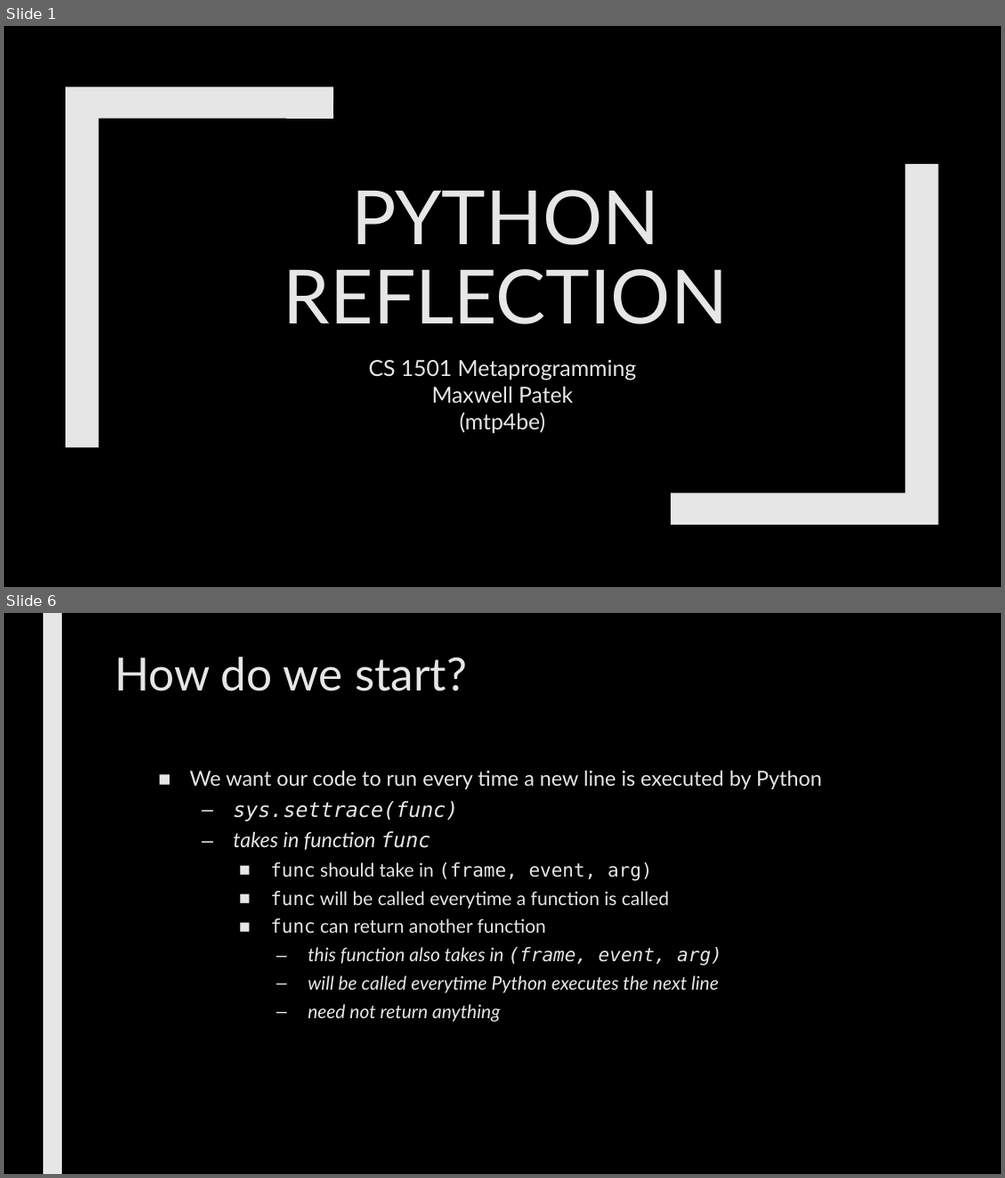
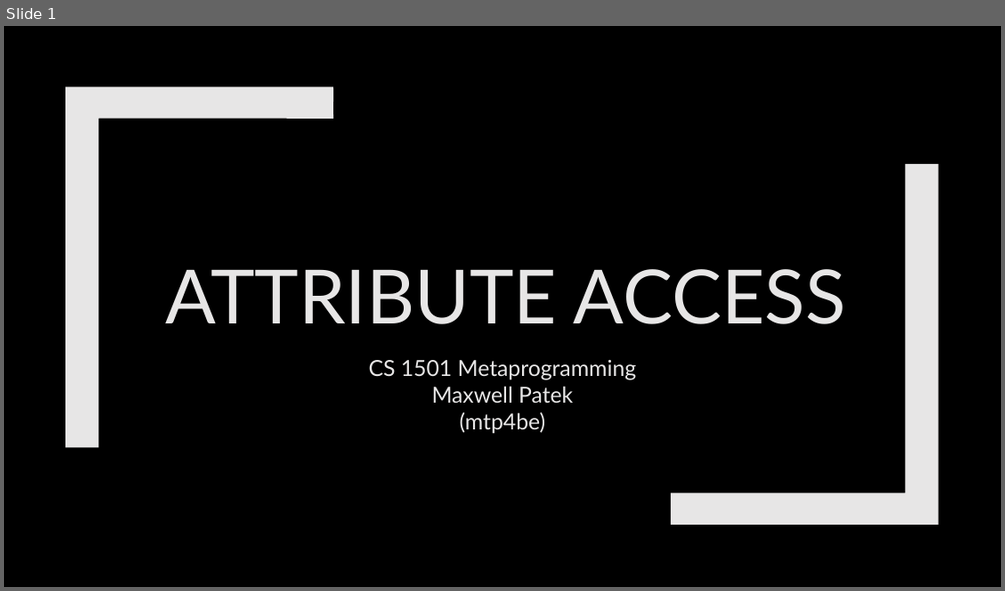
Before and after one commit to max7patek/metaprogramming, a slide deck: slides/07-AttributeAccess.pptx. Shown one above the other, each under a label of ours: slides 1 and 6 before the commit, slide 1 after it; the slides between them are not shown. The pictures are 1005x1178 and 1005x591 pixels, drawn with LibreOffice and Linux fonts; fonts in the diff are those of the drawing. Boxes give left, top, right and bottom in pixels: in the first picture for what was removed or moved away, otherwise in the second. Text is boxed around its words. In the diff, an @@ line names an element or a change of style, - is before the commit and + after.

Commit message:
added attribute and descriptor stuff

```diff
--- a/slides/07-AttributeAccess.pptx
+++ b/slides/07-AttributeAccess.pptx
@@ slide 6 removed at (x1=4, y1=613, x2=1001, y2=1174), background #000000 @@
@@ rectangle removed at (x1=43, y1=613, x2=62, y2=1174) @@
@@ title removed at (x1=114, y1=657, x2=467, y2=691) @@
-How do we start?
@@ text removed at (x1=190, y1=770, x2=822, y2=1022) @@
-■ We want our code to run every time a new line is executed by Python
-  – sys.settrace(func)
-  – takes in function func
-    ■ func should take in (frame, event, arg)
-    ■ func will be called everytime a function is called
-    ■ func can return another function
-      – this function also takes in (frame, event, arg)
-      – will be called everytime Python executes the next line
-      – need not return anything
@@ slide 1 changed as well @@
@@ title at (x1=165, y1=269, x2=846, y2=324): text changed @@
-PYTHON REFLECTION
+ATTRIBUTE ACCESS
```
Also in this commit, not shown: 18 slides added, 32 other slides removed, 1 other file.
